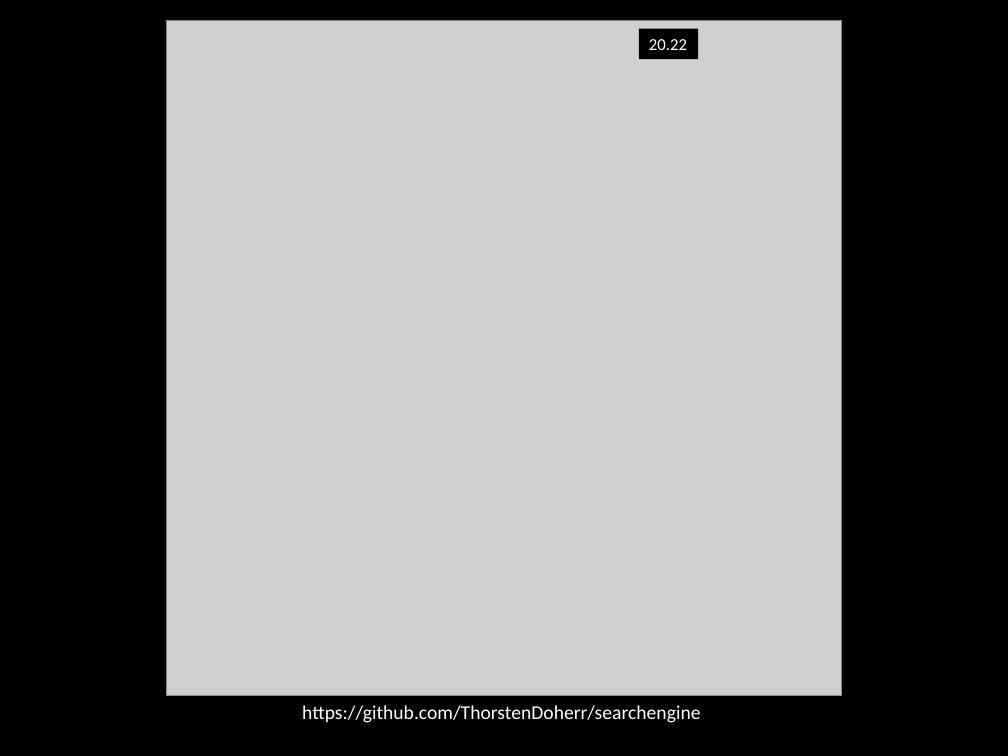
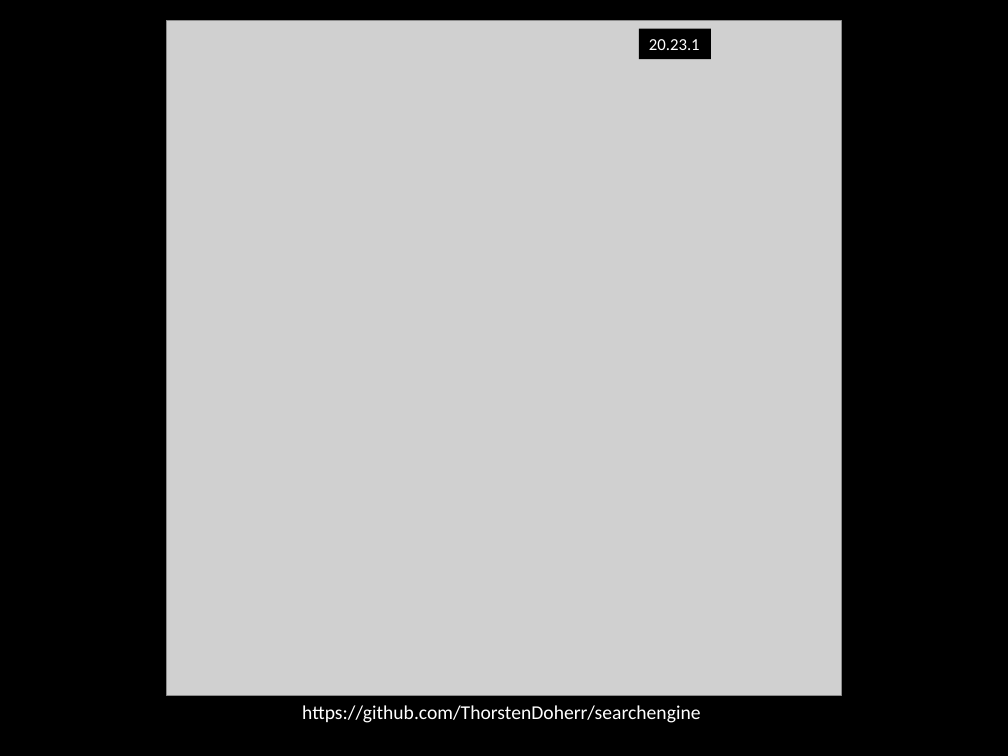
Before and after one commit to ThorstenDoherr/searchengine, a slide deck: slide 1 of doc/Manual.pptx. Drawn at 1008x756 pixels with LibreOffice and Linux fonts; fonts in the diff are those of the drawing; grey boxes stand for pictures. Boxes give left, top, right and bottom in pixels: in the first picture for what was removed or moved away, otherwise in the second. Text is boxed around its words. In the diff, an @@ line names an element or a change of style, - is before the commit and + after.

```diff
--- a/doc/Manual.pptx
+++ b/doc/Manual.pptx
@@ rectangle "20.23.1": place and size @@
-rectangle "20.23.1" at <box>639,29,699,59</box>
+rectangle "20.23.1" at <box>639,29,712,59</box>
@@ text in rectangle at <box>649,39,700,50</box>: text changed @@
-20.22
+20.23.1
```
Also in this commit, not shown: 8 other slides changed, 1 other file.
